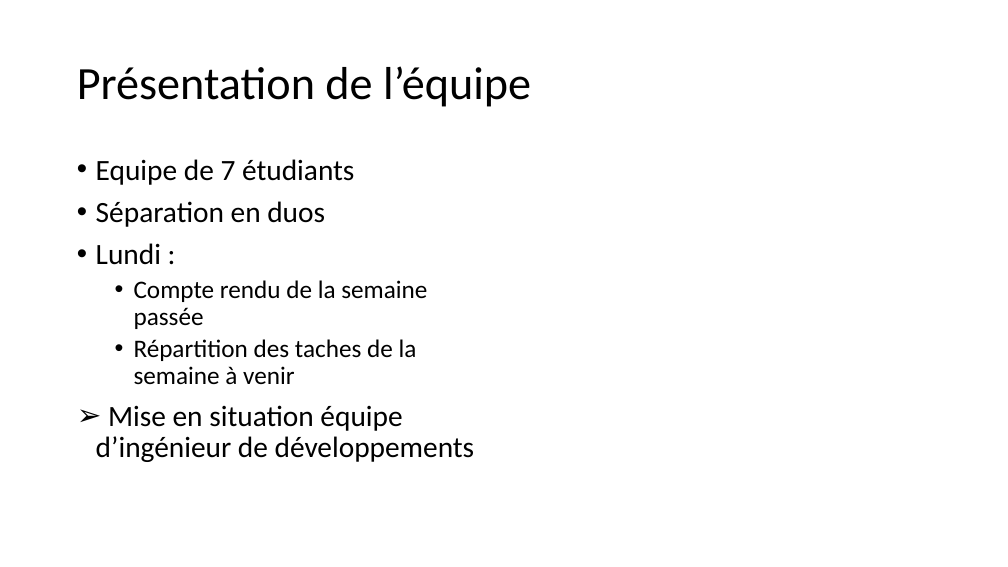
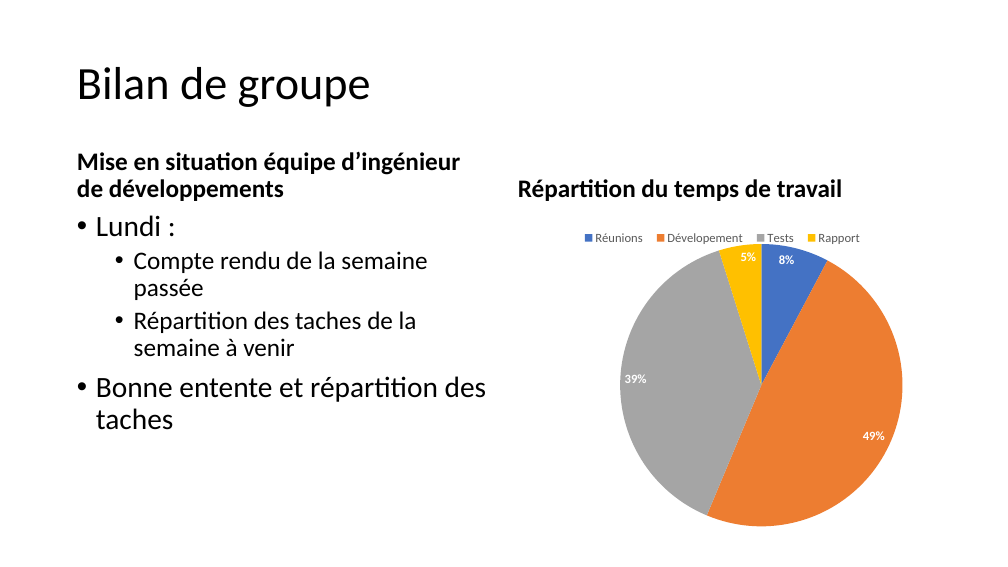
Before and after one commit to PorteAntoine/IHM_PEPPER_CPE2017, a slide deck: slide 14 of Rapport/Diapo_ihm_pepper.pptx (slide 13 before the commit). Drawn at 1008x567 pixels with LibreOffice and Linux fonts; fonts in the diff are those of the drawing; background and template pictures are left out. Boxes give left, top, right and bottom in pixels: in the first picture for what was removed or moved away, otherwise in the second. Text is boxed around its words. In the diff, an @@ line names an element or a change of style, - is before the commit and + after.

```diff
--- a/Rapport/Diapo_ihm_pepper.pptx
+++ b/Rapport/Diapo_ihm_pepper.pptx
@@ title at [77, 67, 371, 107]: text changed @@
-Présentation de l’équipe
+Bilan de groupe
@@ text added at [77, 151, 460, 201], 24 pt, text #000000, bold @@
+Mise en situation équipe d’ingénieur de développements
@@ text at [96, 159, 354, 227]: paragraphs removed @@
-• Equipe de 7 étudiants
-• Séparation en duos
@@ text added at [518, 179, 843, 201], 24 pt, text #000000, bold @@
+Répartition du temps de travail
@@ text "Lundi :": place and size @@
-text "Lundi :" at [96, 159, 475, 462]
+text "Lundi :" at [96, 215, 487, 430]
@@ pie chart added at [540, 207, 983, 537] @@
+categories: Réunions, Dévelopement, Tests, Rapport
+Series 1: 8, 49, 39, 5
@@ text at [96, 376, 487, 430]: text changed @@
-➢ Mise en situation équipe d’ingénieur de développements
+• Bonne entente et répartition des taches
```
Also in this commit, not shown: 1 other slide changed, 4 slides added, 1 slide removed.
